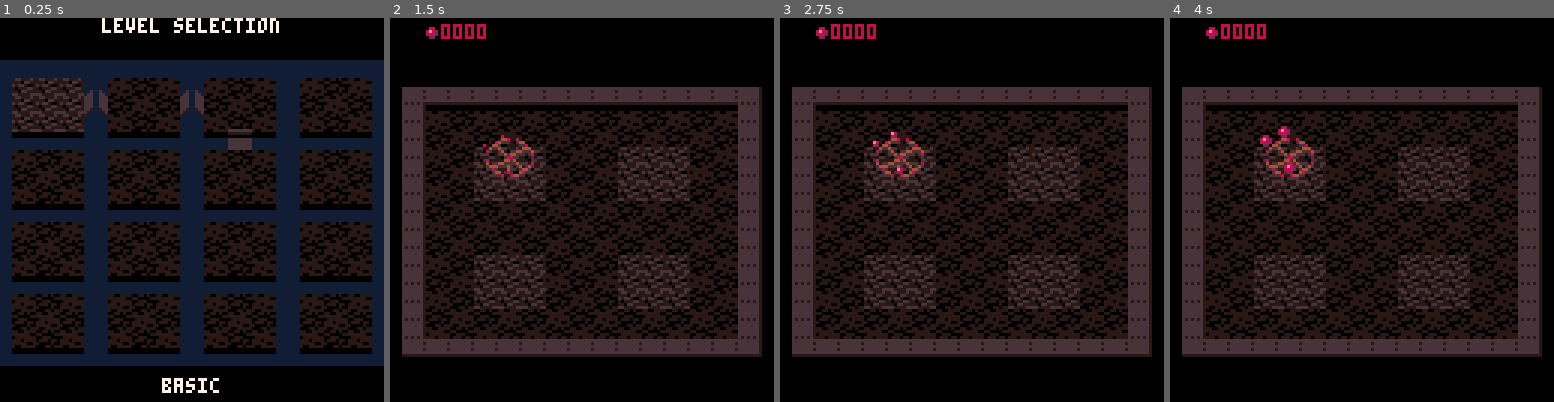
Above: before the commit, frames 1-4 (left to right).
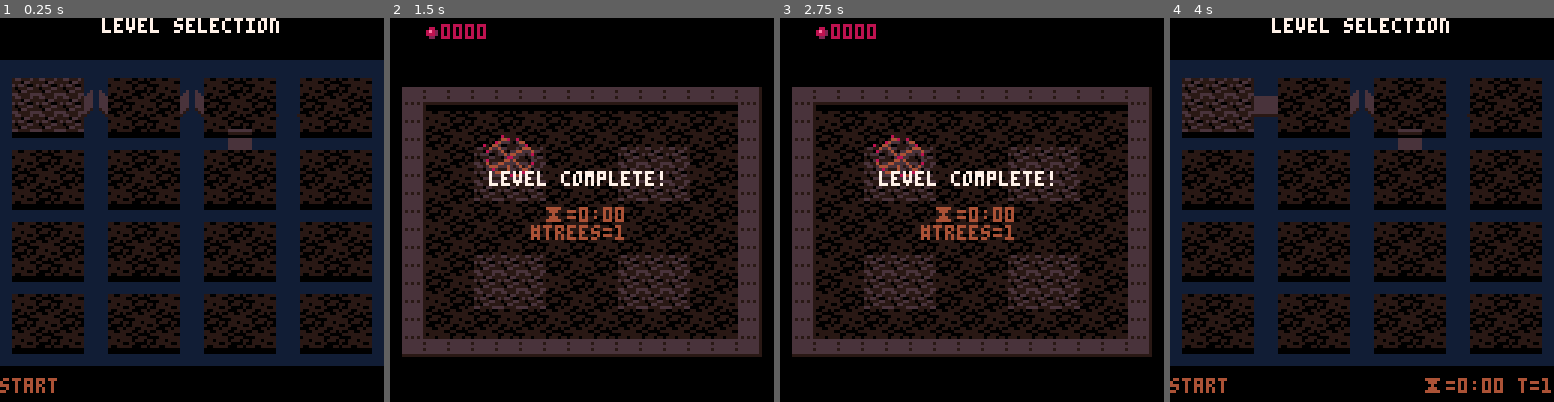
Above: after the commit, the same moments.

Repository: erwinbonsma/WhereToRootPico8
Game: PICO-8 cartridge wheretoroot.p8
The game is run twice, just before and just after one commit, with the same random seed, the same clock (stepped at 60 frames per second) and the same inputs.
Inputs:
- Up to frame 1 (0.25 s): no input
- Up to frame 2 (1.5 s): tap X (X key) at 0.33, 1.07 s; tap O (Z key) at 0.7 s
- Up to frame 3 (2.75 s): hold Right 1.6-2.1 s; tap O (Z key) at 1.7, 2.1, 2.5 s; tap X (X key) at 1.85 s; hold Up 2.15-2.42 s; hold Right from 2.47 s (still down)
- Up to frame 4 (4 s): tap O (Z key) at 2.9, 3.3, 3.7 s; tap X (X key) at 2.97 s; release Right at 3.03 s; hold Left 3.08-3.58 s; hold Down 3.63-3.97 s

The runs differ from the first frame. In frame 1, 0.6% of the frame differs, in the area x 0-58%, y 93-98%; in frame 2, 1.6%; in frame 3, 1.6%; in frame 4, 64%, in the area x 0-100%, y 0-98%.

Commit message:
Track and show time taken and number of trees

Diff:
--- a/wheretoroot.p8
+++ b/wheretoroot.p8
@@ -43,7 +43,7 @@
 }
 
 level_defs={{
- name="basic",
+ name="start",
  data={
   mapdef={0,0,15,15},
   goals={{3,3,3,3},{3,9,3,3},{9,3,3,3},{9,9,3,3}},
@@ -94,6 +94,20 @@
  end
 end
 
+function fill(s,fill)
+ if #s>=#fill then
+  return s
+ end
+ return sub(fill,#fill-#s+1)..s
+end
+
+function time_str(t)
+ return (
+  tostr(flr(t/60))..":"..
+  fill(tostr(flr(t%60)),"00")
+ )
+end
+
 --wrap coroutine with a name to
 --facilitate debugging crashes
 function cowrap(
@@ -156,13 +170,24 @@
 end
 
 function stats:mark_done(
- level
-)
- self.lvls[level]=true
+ level,time_taken,total_trees
+)
+ self.lvls[level]={
+  time_taken=min(
+   time_taken,5999
+  ),
+  total_trees=min(
+   total_trees,999
+  )
+ }
 end
 
 function stats:is_done(level)
  return self.lvls[level]!=nil
+end
+
+function stats:get_stats(level)
+ return self.lvls[level]
 end
 
 levelmenu={}
@@ -255,12 +280,6 @@
    self.lvl,self.stats
   )
  end
--- if btnp(🅾️) then
---  printh("mark_done: "..self.lvl)
---  self.stats:mark_done(
---   self.lvl
---  )
--- end
 end
 
 function levelmenu:draw()
@@ -308,7 +327,19 @@
  local name=level_defs[
   self.lvl
  ].name
- print(name,64-#name*2,120,7)
+ print(name,0,120,4)
+
+ if self.stats:is_done(
+  self.lvl
+ ) then
+  local s=self.stats:get_stats(
+   self.lvl
+  )
+  s="⧗="..time_str(
+   s.time_taken
+  ).." t="..s.total_trees
+  print(s,124-#s*4,120,4)
+ end
 end
 -->8
 --cellgrid
@@ -1340,6 +1371,7 @@
 
  o.seeds={}
  o.trees={}
+ o.total_trees=0
 
  return o
 end
@@ -1362,6 +1394,10 @@
 
  add(l,obj)
  obj._pi=#l
+
+ if istree(obj) then
+  self.total_trees+=1
+ end
 
  return true
 end
@@ -1583,6 +1619,7 @@
 
  o:load_level(level)
  o.stats=stats
+ o.start=time()
 
  return o
 end
@@ -1647,25 +1684,45 @@
   p:update()
  end
 
- local msg=nil
  local human=self.players[1]
  local winner=self.goal.winner
+
+ if btnp(🅾️) then
+  winner=human
+ end
+
+ local msg={}
  if winner!=nil then
   if winner==human then
+   local time_taken=(
+    time()-self.start
+   )
+   local tt=winner.total_trees
+   if (time_taken<0) then
+    --guard against wrapping
+    time_taken=999
+   end
    self.stats:mark_done(
-    self.level
+    self.level,time_taken,tt
    )
-   msg="level complete!"
+   add(msg,"level complete!")
+   add(msg,"")
+   add(
+    msg,"⧗="..time_str(
+     time_taken
+    )
+   )
+   add(msg,"#trees="..tt)
   else
-   msg="beaten by bots"
+   add(msg,"beaten by bots")
   end
  elseif (
   #human.seeds+#human.trees==0
  ) then
-  msg="game over"
- end
-
- if msg!=nil then
+  add(msg,"game over")
+ end
+
+ if #msg>0 then
   self.anim=cowrap(
    "gameend",
    gameend_anim,self,msg
@@ -1700,9 +1757,13 @@
 
  self.goal:draw()
  if self.msg!=nil then
-  print(
-   self.msg,63-#self.msg*2,62,7
-  )
+  local y=63-3*#self.msg
+  local c=7
+  for txt in all(self.msg) do
+   print(txt,63-#txt*2,y,c)
+   y+=6
+   c=4
+  end
  end
 end
 
